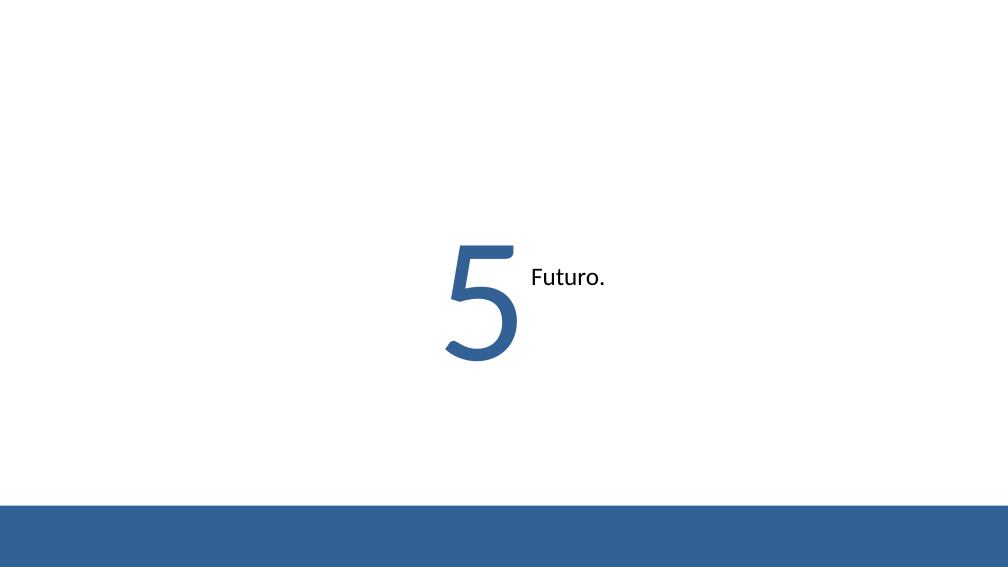
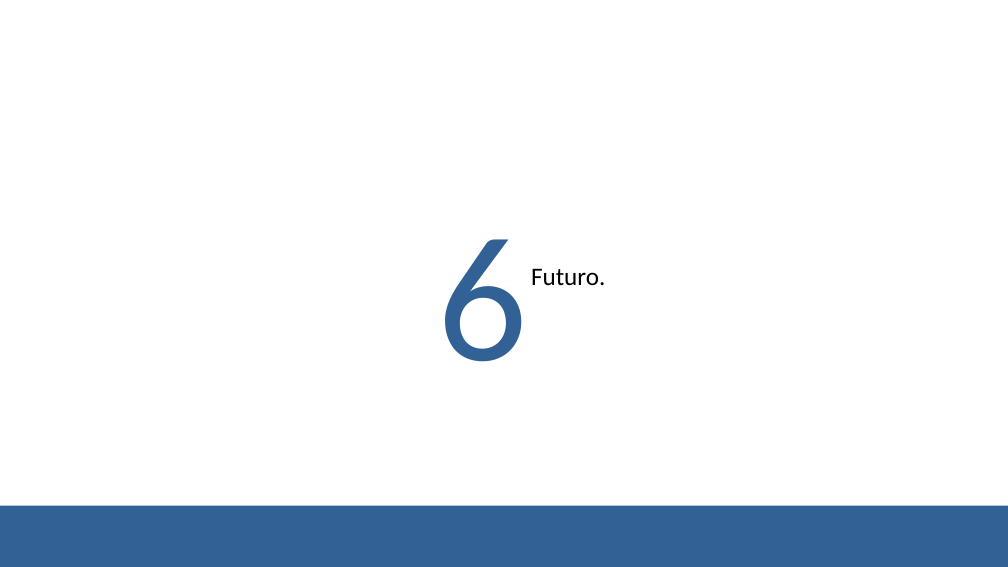
Before and after one commit to ajl618/EorzeArm, a slide deck: slide 13 of DRA-EorzeArm.pptx (slide 11 before the commit). Drawn at 1008x567 pixels with LibreOffice and Linux fonts; fonts in the diff are those of the drawing; background and template pictures are left out. Boxes give left, top, right and bottom in pixels: in the first picture for what was removed or moved away, otherwise in the second. Text is boxed around its words. In the diff, an @@ line names an element or a change of style, - is before the commit and + after.

```diff
--- a/DRA-EorzeArm.pptx
+++ b/DRA-EorzeArm.pptx
@@ title at (438,239,528,362): text changed @@
-5
+6
```
Also in this commit, not shown: 3 other slides changed, 2 slides added.
